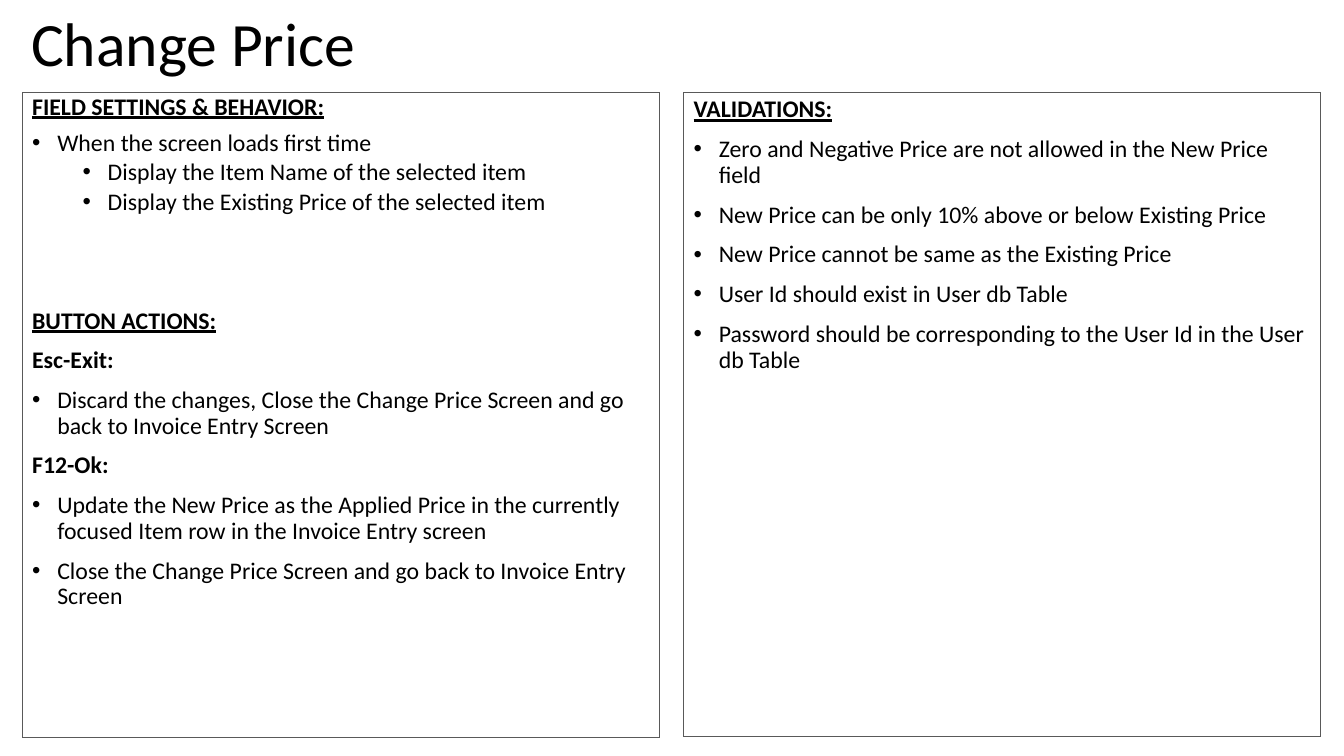
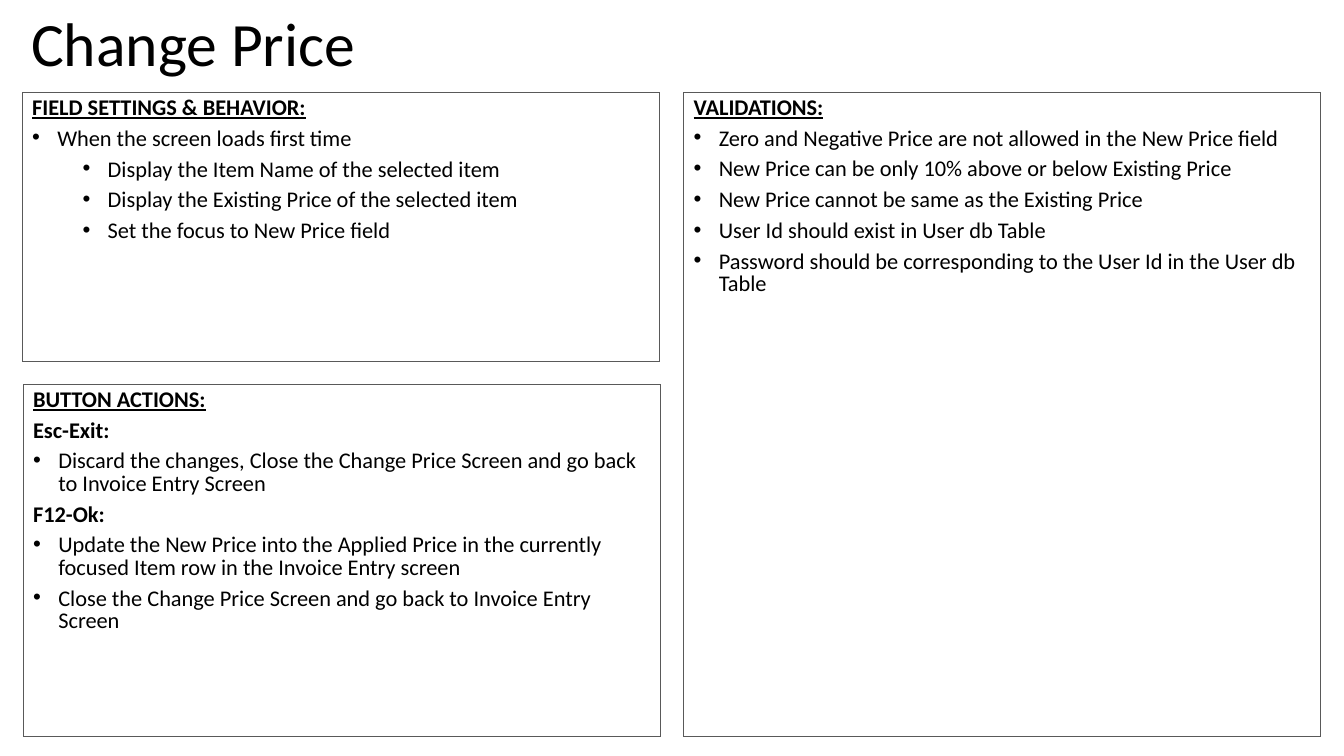
Before and after one commit to valignit/Documents, a slide deck: slide 32 of brief-specs.pptx. Drawn at 1344x756 pixels with LibreOffice and Linux fonts; fonts in the diff are those of the drawing. Boxes give left, top, right and bottom in pixels: in the first picture for what was removed or moved away, otherwise in the second. Text is boxed around its words. In the diff, an @@ line names an element or a change of style, - is before the commit and + after.

```diff
--- a/brief-specs.pptx
+++ b/brief-specs.pptx
@@ rectangle "FIELD SETTINGS & BEHAVIOR:" resized from (x1=22, y1=93, x2=659, y2=737) to (x1=22, y1=93, x2=659, y2=362) @@
@@ text in rectangle at (x1=32, y1=100, x2=517, y2=211): size 17 to 16 pt in "FIELD SETTINGS & BEHAVIOR:", "When the screen loads first time", "Display the Item Name of the selected ...", "Display the Existing Price of the selected ..."; less space between paragraphs; more space between paragraphs @@
@@ rectangle "VALIDATIONS:" at (x1=684, y1=93, x2=1321, y2=737): size 17 to 16 pt; line spacing 0.9 to 16pt; less space between paragraphs @@
@@ text in rectangle at (x1=108, y1=222, x2=390, y2=238): text changed; size 17 to 16 pt @@
-BUTTON ACTIONS:
-Esc-Exit:
-• Discard the changes, Close the Change Price Screen and go back to Invoice Entry Screen
-F12-Ok:
-• Update the New Price as the Applied Price in the currently focused Item row in the Invoice Entry screen
-• Close the Change Price Screen and go back to Invoice Entry Screen
+  • Set the focus to New Price field
@@ rectangle added at (x1=23, y1=384, x2=660, y2=737), outline #595959 0.75 pt, 16 pt, text #000000 @@
+BUTTON ACTIONS:
+Esc-Exit:
+• Discard the changes, Close the Change Price Screen and go back to Invoice Entry Screen
+F12-Ok:
+• Update the New Price into the Applied Price in the currently focused Item row in the Invoice Entry screen
+• Close the Change Price Screen and go back to Invoice Entry Screen
```
Also in this commit, not shown: 34 other slides changed.
